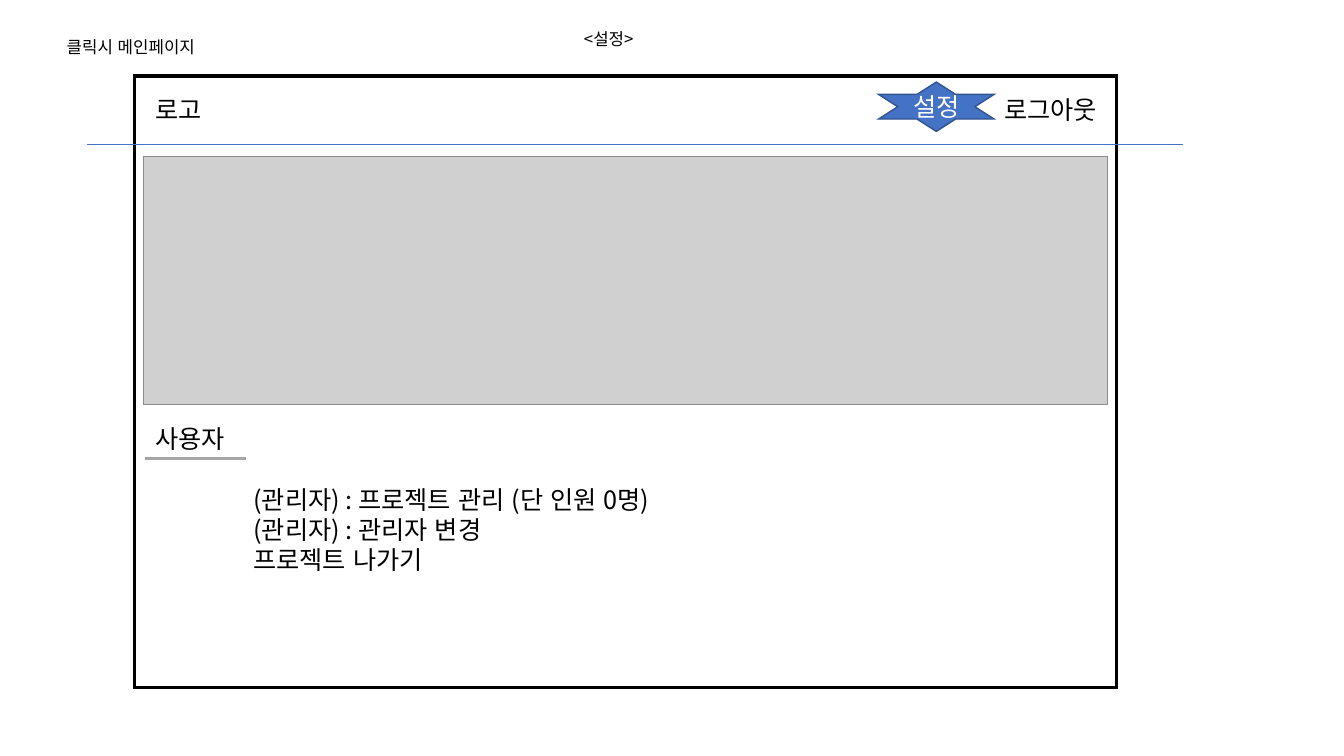
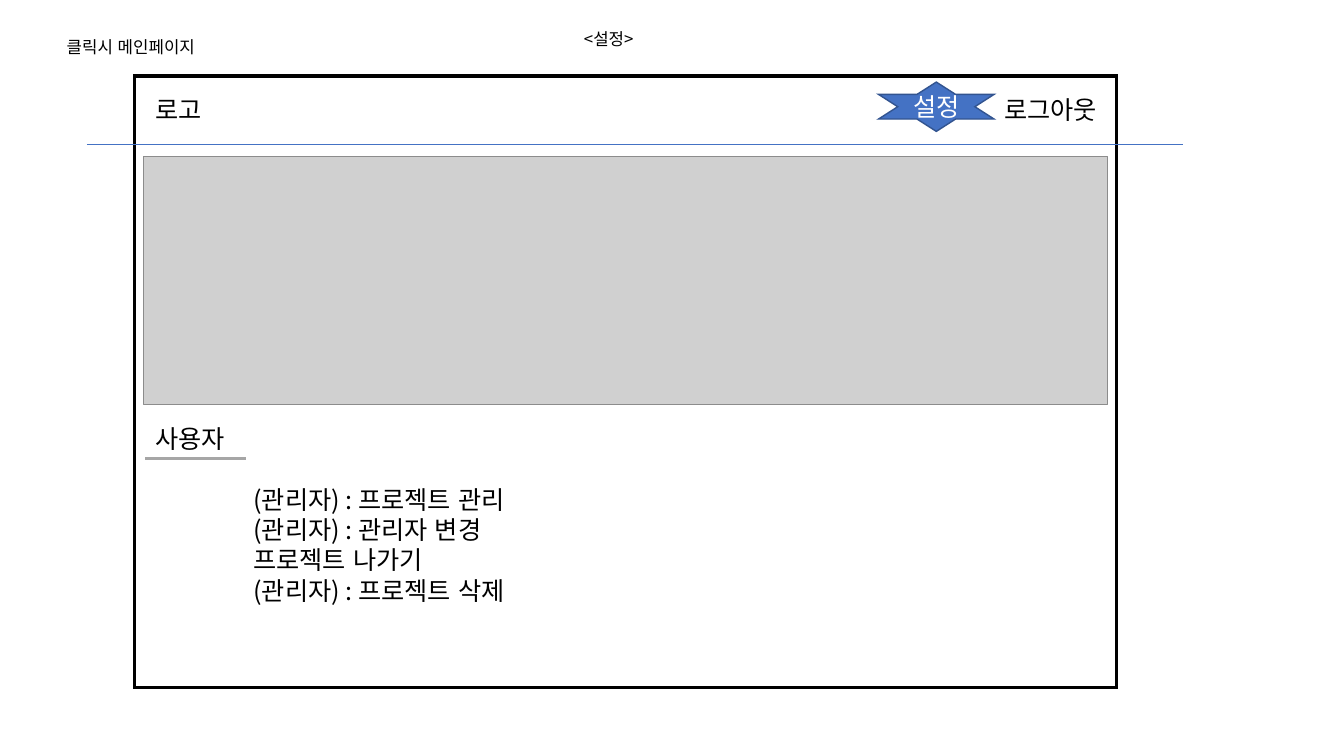
Before and after one commit to supersfel/ArbeitDiary, a slide deck: slide 12 of 화면.pptx (slide 9 before the commit). Drawn at 1344x756 pixels with LibreOffice and Linux fonts; fonts in the diff are those of the drawing; grey boxes stand for pictures. Boxes give left, top, right and bottom in pixels: in the first picture for what was removed or moved away, otherwise in the second. Text is boxed around its words. In the diff, an @@ line names an element or a change of style, - is before the commit and + after.

```diff
--- a/화면.pptx
+++ b/화면.pptx
@@ text at box(253, 488, 504, 514): text changed @@
-(관리자) : 프로젝트 관리 (단 인원 0명)
+(관리자) : 프로젝트 관리
@@ text at box(253, 579, 504, 605): paragraph added @@
+(관리자) : 프로젝트 삭제
```
Also in this commit, not shown: 4 other slides changed, 4 slides added.
